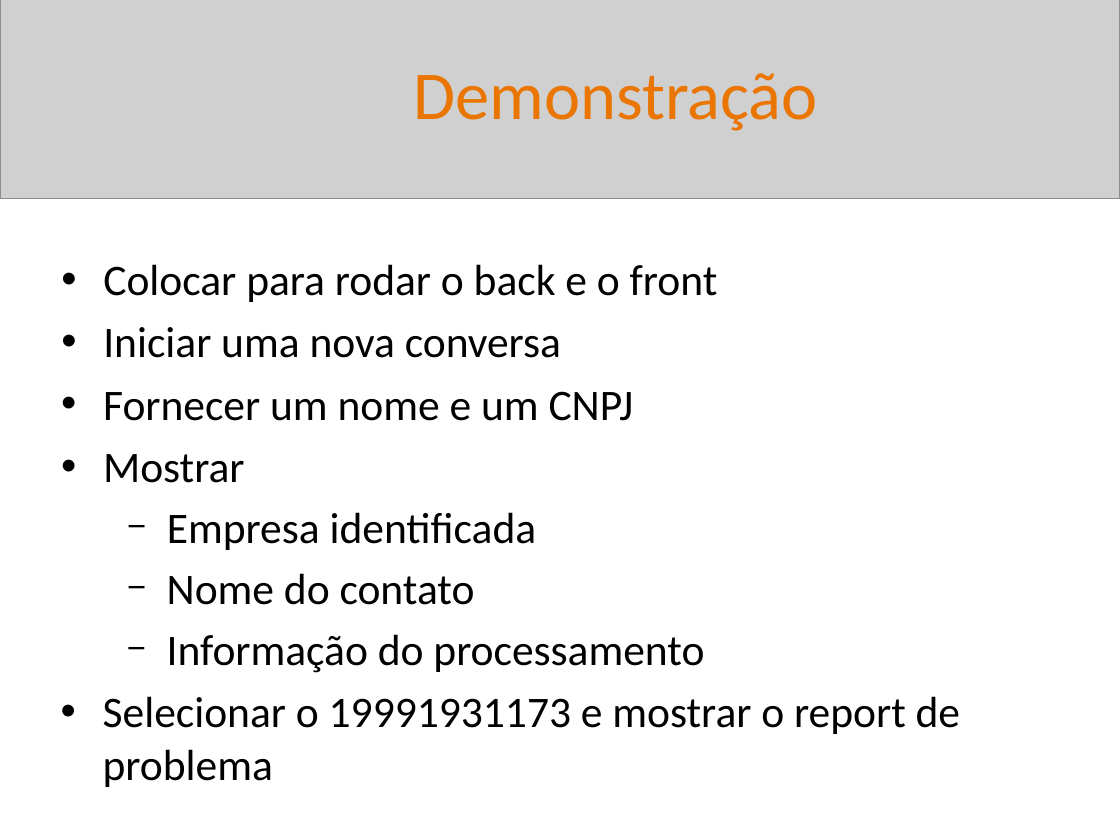
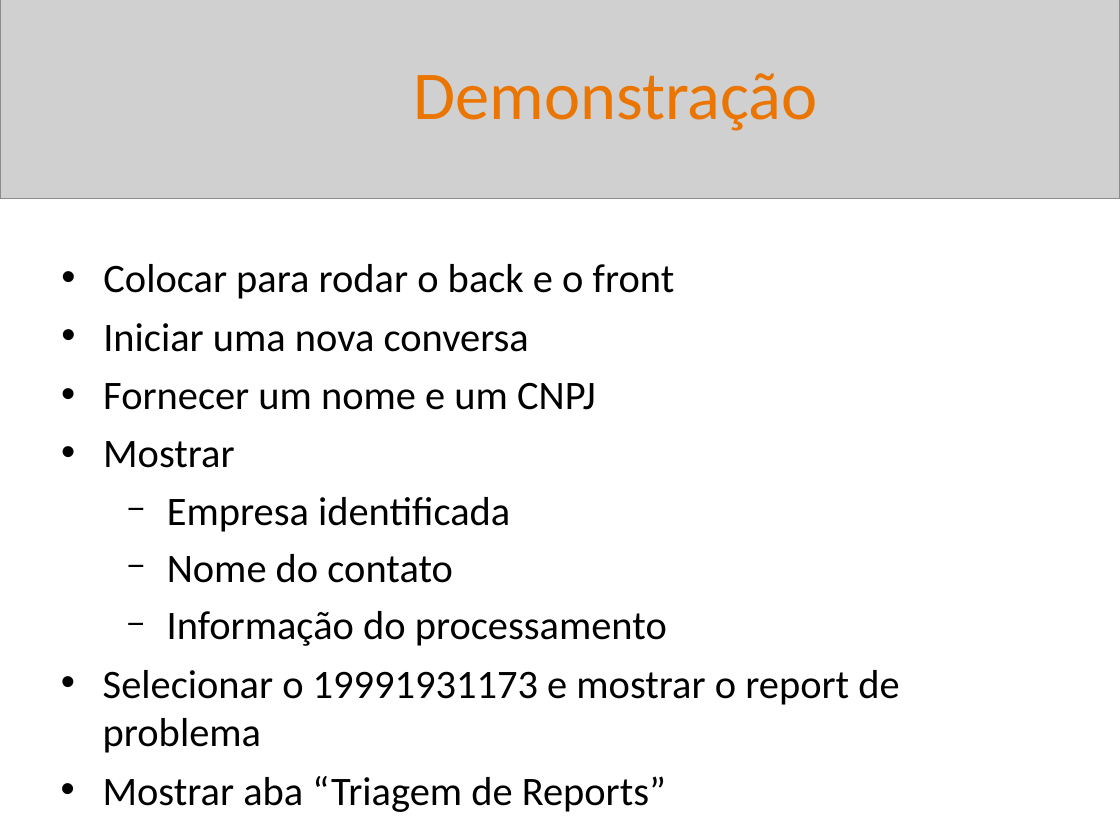
Before and after one commit to BetoFigu66/AgenteAssistenteDeVendas, a slide deck: slide 4 of artefatos/gerente_projetos/sprint_review_01.pptx. Drawn at 1120x840 pixels with LibreOffice and Linux fonts; fonts in the diff are those of the drawing; grey boxes stand for pictures. Boxes give left, top, right and bottom in pixels: in the first picture for what was removed or moved away, otherwise in the second. Text is boxed around its words. In the diff, an @@ line names an element or a change of style, - is before the commit and + after.

```diff
--- a/artefatos/gerente_projetos/sprint_review_01.pptx
+++ b/artefatos/gerente_projetos/sprint_review_01.pptx
@@ text at bbox=[103, 264, 899, 753]: size 28 to 26 pt in "Colocar para rodar o back e o ...", "Iniciar uma nova conversa", "Fornecer um nome e um CNPJ", "Mostrar" and 4 more places @@
@@ text at bbox=[103, 776, 666, 812]: paragraph added @@
+• Mostrar aba “Triagem de Reports”
```
Also in this commit, not shown: 1 other slide changed, 18 other files.
